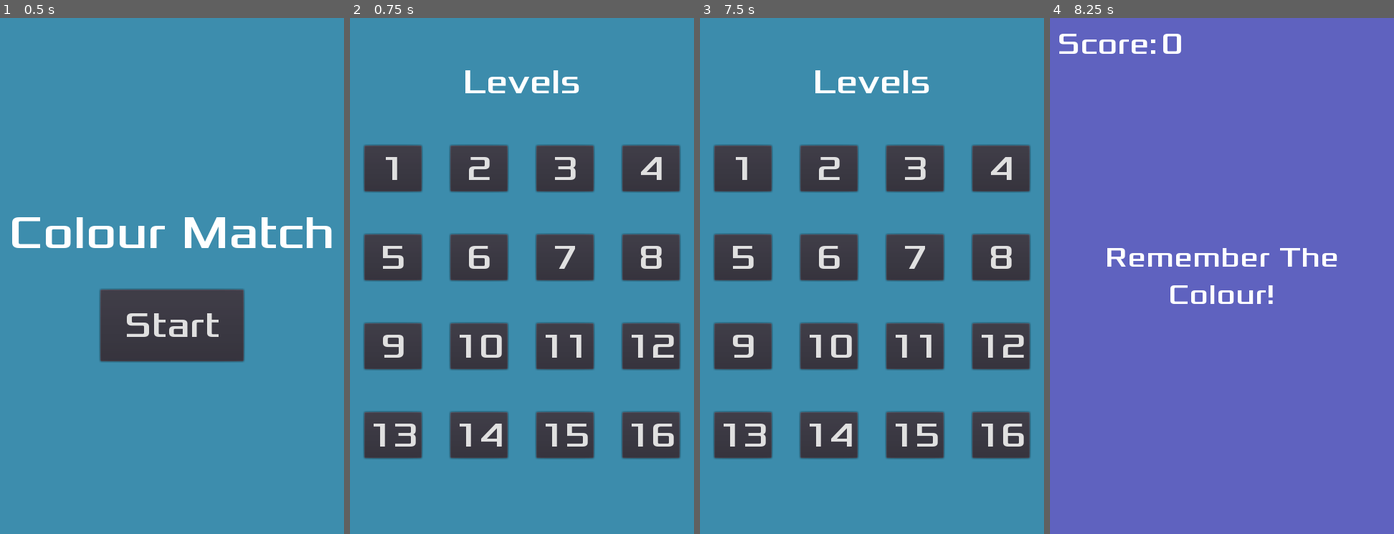
Above: before the commit, frames 1-4 (left to right).
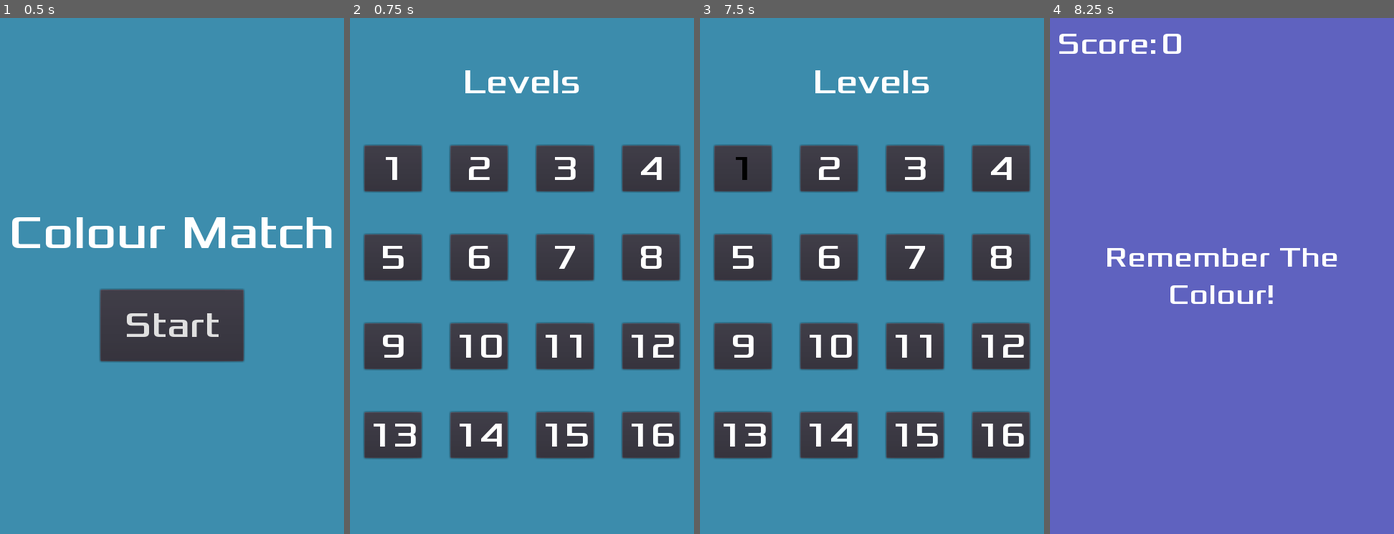
Above: after the commit, the same moments.

Repository: JBonser/colour-match
Game: Godot game, scene res://Main.tscn
Two runs of this game, one before a commit and one after it. Both use one fixed random seed, a clock stepped at 60 frames per second and the inputs below.
Inputs (mouse positions are in pixels of both pictures, inside the frame that each line leads up to):
- Up to frame 1 (0.5 s): no input
- Up to frame 2 (0.75 s): click "Start" at 0.5 s
- Up to frame 3 (7.5 s): click "1" at 1.25 s; tap Enter at 2, 3.5, 5 s; move the mouse to (947, 250) at 2.02 s; click (947, 250) at 2.1 s; tap Space at 2.75, 4.25, 5.75 s; move the mouse to (803, 301) at 2.77 s; click (803, 301) at 2.85 s; move the mouse to (906, 162) at 3.52 s; click (906, 162) at 3.6 s; move the mouse to (854, 379) at 4.27 s; click (854, 379) at 4.35 s; move the mouse to (975, 353) at 5.02 s; click (975, 353) at 5.1 s; move the mouse to (768, 198) at 5.77 s; click (768, 198) at 5.85 s; click "Main Menu" at 6.5 s; click "Start" at 7.25 s
- Up to frame 4 (8.25 s): click "2" at 8 s

Frame 1 is identical in both runs. In frame 2, 2.4% of the frame differs, in the area x 6-94%, y 26-84%; in frame 3, 2.4%; in frame 4, nothing differs.

Commit message:
Added Simple Save Game Functionality
The save game Functionality essentially
just shows which levels the user has already
played.

Diff:
--- a/Level.gd
+++ b/Level.gd
@@ -4,6 +4,7 @@
 var score_screen = preload("res://ScoreScreen.tscn")
 
 export (Color) var LevelColour
+
 var valueIncrement = true
 var colour_change = false
 var colour_change_speed = 0.05
@@ -36,6 +37,9 @@
     var score_screen_instance = score_screen.instance()
     score_screen_instance.level_colour = LevelColour
     score_screen_instance.user_chosen_colour = $LevelBackground.color
+    if not globals.CompletedLevels.has(globals.LevelNumber):
+        globals.CompletedLevels.append(globals.LevelNumber)
+    globals.save_game()
     add_child(score_screen_instance)
 
 func start_level():
--- a/Level.tscn
+++ b/Level.tscn
@@ -19,7 +19,7 @@
 "points": PoolVector2Array( 0, 0, 0, 0, 420, 91.0345, 0, 0, 0, 0, 420, 660, 0, 0, 0, 0, 50, 660, 0, 0, 0, 0, 50, 91.0345, 0, 0, 0, 0, 420, 91.0345 )
 }
 
-[node name="Level" type="Node"]
+[node name="Level" type="Node" index="0"]
 
 pause_mode = 1
 script = ExtResource( 1 )
@@ -95,6 +95,8 @@
 
 [node name="CollectableSpawnLocation" type="PathFollow2D" parent="CollectablePath" index="0"]
 
+position = Vector2( 420, 91.0345 )
+rotation = 1.5708
 offset = 0.0
 h_offset = 0.0
 v_offset = 0.0
--- a/LevelButton.gd
+++ b/LevelButton.gd
@@ -4,6 +4,12 @@
 
 signal start_level
 
+func _ready():
+    if globals.CompletedLevels.has(text):
+        set("custom_colors/font_color", Color(0,0,0))
+
+
 func _on_LevelButton_button_up():
     globals.LevelColour = Color(globals.Levels[text])
+    globals.LevelNumber = text
     get_tree().change_scene("res://Level.tscn")
--- a/LevelButton.tscn
+++ b/LevelButton.tscn
@@ -9,7 +9,7 @@
 use_mipmaps = true
 use_filter = false
 font_data = ExtResource( 1 )
-_sections_unfolded = [ "Font", "Settings" ]
+_sections_unfolded = [ "Extra Spacing", "Font", "Settings" ]
 
 [node name="LevelButton" type="Button" index="0"]
 
@@ -27,6 +27,7 @@
 size_flags_horizontal = 3
 size_flags_vertical = 1
 custom_fonts/font = SubResource( 1 )
+custom_colors/font_color = Color( 1, 1, 1, 1 )
 toggle_mode = false
 enabled_focus_mode = 2
 shortcut = null
@@ -35,7 +36,7 @@
 flat = false
 align = 1
 script = ExtResource( 2 )
-_sections_unfolded = [ "Anchor", "Margin", "Rect", "Size Flags", "custom_fonts" ]
+_sections_unfolded = [ "Anchor", "Focus", "Grow Direction", "Hint", "Margin", "Mouse", "Rect", "Size Flags", "Theme", "custom_colors", "custom_constants", "custom_fonts", "custom_styles" ]
 LevelColour = Color( 0.326889, 0.753906, 0.683849, 1 )
 
 [connection signal="button_up" from="." to="." method="_on_LevelButton_button_up"]
--- a/global.gd
+++ b/global.gd
@@ -1,7 +1,7 @@
 extends Node
-
+var SaveGamePath = "user://savegame.save"
 var LevelColour = Color(0.5,0.5,0.5,1)
-
+var LevelNumber = 0
 var Levels = {
     "1": "53c0ae",
     "2": "6063c0",
@@ -21,14 +21,32 @@
     "16": "7fa4d9",
     }
 
+var CompletedLevels = []
+
 var LevelScore = 0
 
 func _ready():
-    # Called when the node is added to the scene for the first time.
-    # Initialization here
-    pass
+    load_game()
 
-#func _process(delta):
-#    # Called every frame. Delta is time since last frame.
-#    # Update game logic here.
-#    pass
+# Note: This can be called from anywhere inside the tree.  This function is path independent.
+# Go through everything in the persist category and ask them to return a dict of relevant variables
+func save_game():
+    var save_game = File.new()
+    save_game.open(SaveGamePath, File.WRITE)
+    save_game.store_var(CompletedLevels)
+    save_game.close()
+
+# Note: This can be called from anywhere inside the tree. This function is path independent.
+func load_game():
+    var save_game = File.new()
+    if not save_game.file_exists(SaveGamePath):
+        return # Error! We don't have a save to load.
+
+    # Load the file line by line and process that dictionary to restore the object it represents
+    save_game.open(SaveGamePath, File.READ)
+    var levels = save_game.get_var()
+    if typeof(levels) == TYPE_ARRAY:
+        CompletedLevels = levels
+        print(CompletedLevels)
+
+    save_game.close()
